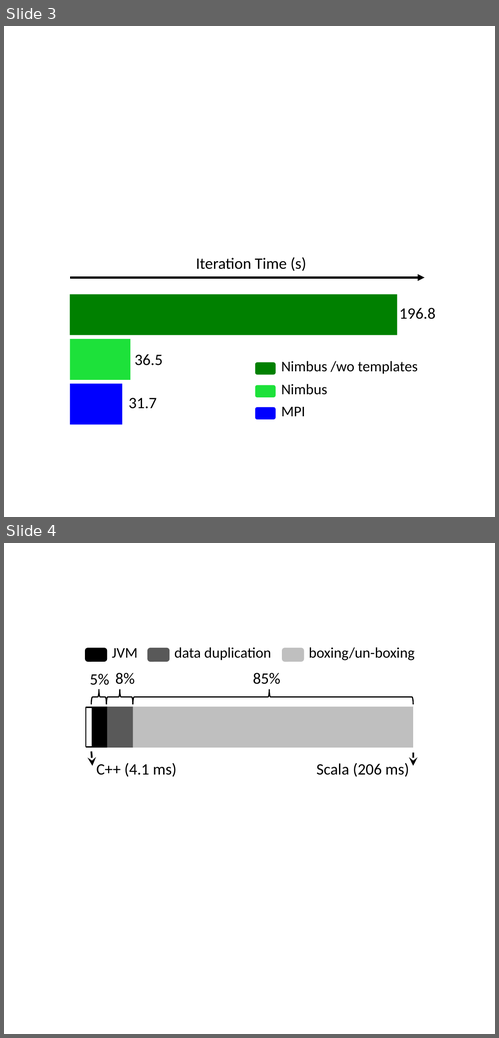
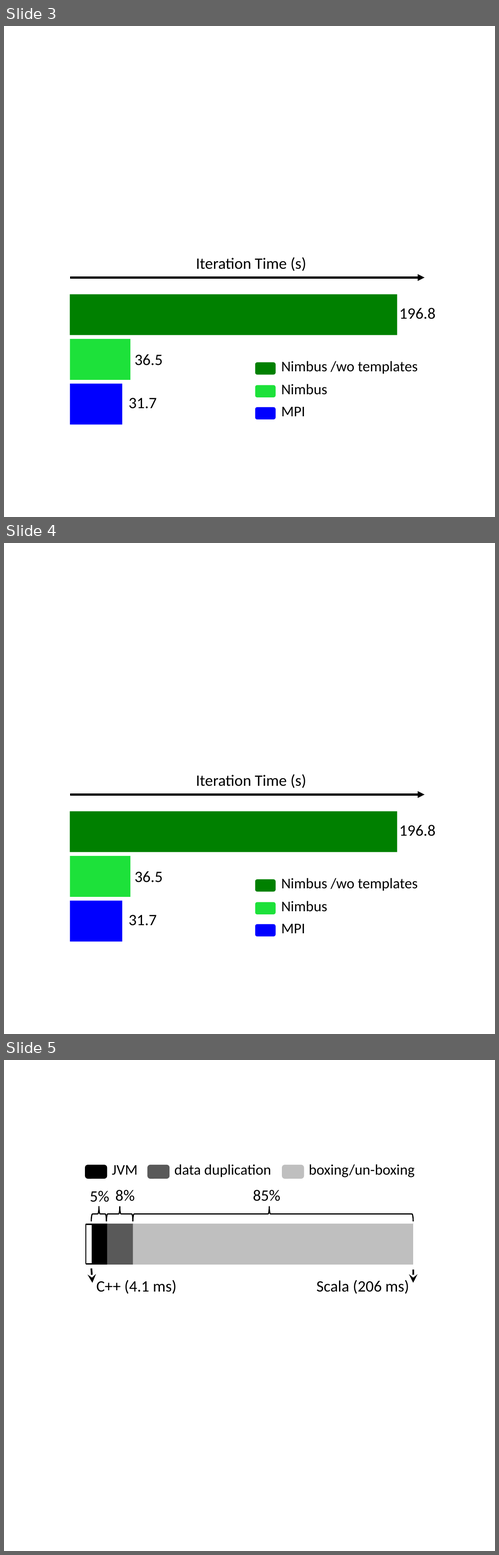
Before and after one commit to omidm/nimbus-site, a slide deck: images/drawings.pptx. Shown one above the other, each under a label of ours: slides 3 and 4 before the commit, slides 3, 4 and 5 after it. The pictures are 499x1038 and 499x1555 pixels, drawn with LibreOffice and Linux fonts; fonts in the diff are those of the drawing. Boxes give left, top, right and bottom in pixels: in the first picture for what was removed or moved away, otherwise in the second. Text is boxed around its words. In the diff, an @@ line names an element or a change of style, - is before the commit and + after.

```diff
--- a/images/drawings.pptx
+++ b/images/drawings.pptx
@@ slide 4 added at bbox=[4, 543, 495, 1034], background #FFFFFF @@
@@ text added at bbox=[196, 774, 306, 788], 28 pt, text #000000 @@
+Iteration Time (s)
@@ arrow added from (70, 795) to (425, 795), #000000 4 pt @@
@@ rectangle added at bbox=[70, 812, 398, 853], fill #008000 @@
@@ text added at bbox=[400, 825, 436, 836], 28 pt, text #000000 @@
+196.8
@@ rectangle added at bbox=[70, 856, 130, 897], fill #1DE13A @@
@@ text added at bbox=[134, 871, 163, 883], 28 pt, text #000000 @@
+36.5
@@ rectangle added at bbox=[70, 901, 122, 942], fill #0000FF @@
@@ text added at bbox=[129, 915, 157, 926], 28 pt, text #000000 @@
+31.7
@@ group added at bbox=[256, 878, 418, 937]: 3 texts, 3 rounded rectangles @@
+Nimbus /wo templates
+Nimbus
+MPI
@@ what was slide 4 is now slide 5 @@
```
Also in this commit, not shown: 7 other files.
